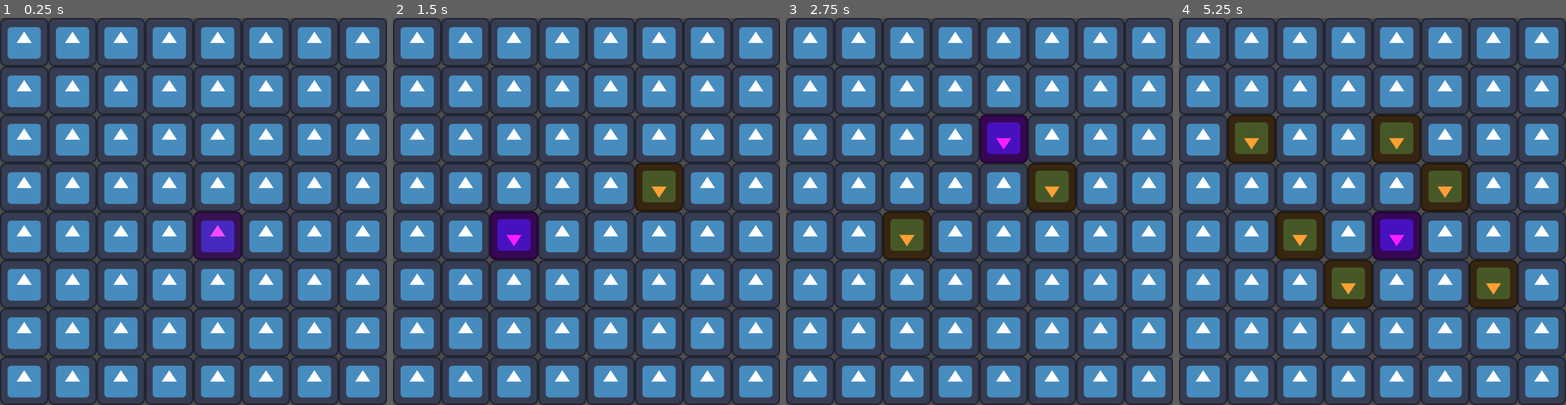
Above: before the commit, frames 1-4 (left to right).
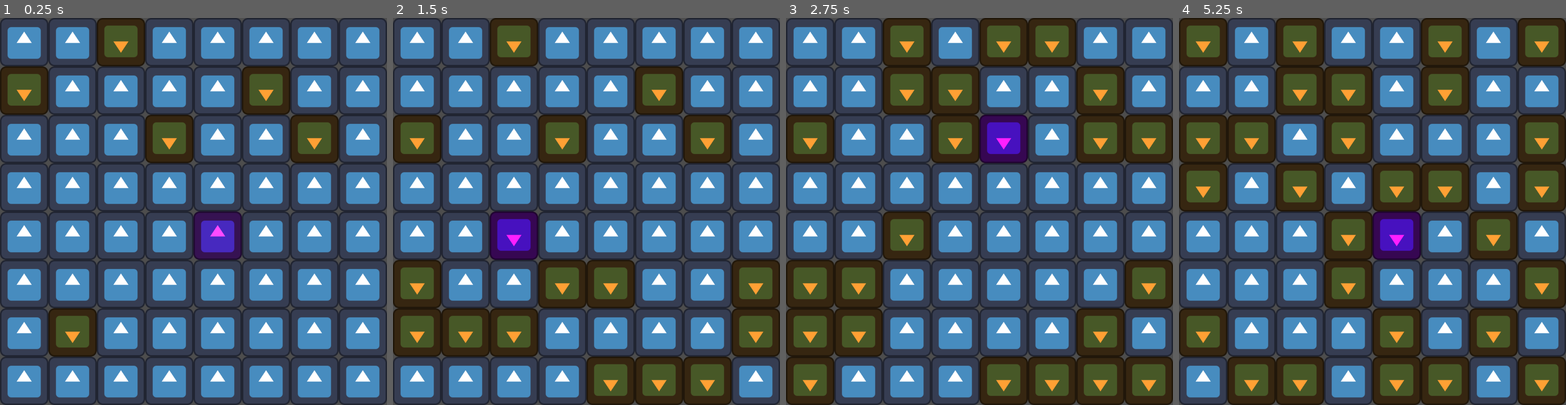
Above: after the commit, the same moments.

Repository: PTParta/Godot-tilemap
Game: Godot game, scene res://node_2d.tscn
The game is run twice, just before and just after one commit, with the same random seed, the same clock (stepped at 60 frames per second) and the same inputs. The engine's default icon, where the game draws it, is replaced by a stand-in: a white triangle on a blue panel in a dark square.
Inputs (mouse positions are in pixels of both pictures, inside the frame that each line leads up to):
- Up to frame 1 (0.25 s): no input
- Up to frame 2 (1.5 s): move the mouse to (671, 192) at 0.52 s; click (671, 192) at 0.67 s; move the mouse to (509, 230) at 1.27 s; click (509, 230) at 1.42 s
- Up to frame 3 (2.75 s): move the mouse to (1018, 126) at 2.02 s; click (1018, 126) at 2.17 s
- Up to frame 4 (5.25 s): move the mouse to (1353, 288) at 2.77 s; click (1353, 288) at 2.92 s; move the mouse to (1488, 269) at 3.52 s; click (1488, 269) at 3.67 s; move the mouse to (1256, 153) at 4.27 s; click (1256, 153) at 4.42 s; move the mouse to (1391, 211) at 5.02 s; click (1391, 211) at 5.17 s

The runs differ from the first frame. In frame 1, 9.2% of the frame differs, in the area x 0-88%, y 0-88%; in frame 2, 26%; in frame 3, 34%; in frame 4, 43%, in the area x 0-100%, y 0-100%.

Commit message:
Randomizing

Diff:
--- a/TileMap.gd
+++ b/TileMap.gd
@@ -1,43 +1,63 @@
 extends TileMap
 
-var gridSize = 8
-var dic = {}
+var gridSize: int   = 8
+var dic: Dictionary = {}
+enum Direction{UP, DOWN}
+var matrix: Array[Variant] = []
+var rows: int              = 8
+var cols: int              = 8
+var vaihto: bool           = false
 
-enum Direction{UP, DOWN}
 
 func _ready():
 
 	for x in gridSize:
 		for y in gridSize:
 			dic[str(Vector2(x, y))] = Direction.UP
-			set_cell(0, Vector2(x,y), 0,Vector2i(0,0) ,0)
+			set_cell(0, Vector2(x, y), 0, Vector2i(0, 0), 0)
 
-	print(dic)
+	for i in range(rows):
+		var row: Array[Variant] = []
+		for j in range(cols):
+			row.append(0)  # Initialize with 0 or any default value
+		matrix.append(row)
+
 
 func _process(delta):
-	#print(1 / delta, " FPS")
-	var tile = local_to_map(get_global_mouse_position())
+	randomize()
+	var random_x: int = randi() % 9
+	var random_y: int = randi() % 9
+
+	if vaihto:
+		set_cell(0, Vector2(random_x, random_y), 0, Vector2i(0, 0), 0)
+		vaihto = false
+	else:
+		set_cell(0, Vector2(random_x, random_y), 0, Vector2i(0, 0), 2)
+		vaihto = true
+
+	var tile: Vector2i = local_to_map(get_global_mouse_position())
 
 	for x in gridSize:
 		for y in gridSize:
-			erase_cell(1, Vector2(x,y))
+			erase_cell(1, Vector2(x, y))
 
 	if dic.has(str(tile)):
 		if dic[str(tile)] == Direction.UP:
-			set_cell(1, tile, 0, Vector2i(0,0), 1)
+			set_cell(1, tile, 0, Vector2i(0, 0), 1)
 		if dic[str(tile)] == Direction.DOWN:
-			set_cell(1, tile, 0, Vector2i(0,0), 3)
+			set_cell(1, tile, 0, Vector2i(0, 0), 3)
+
 
 func _input(event):
 	if event is InputEventMouseButton and event.is_pressed():
-		var tile = local_to_map(event.position)
+		var tile: Vector2i = local_to_map(event.position)
 		print("Mouse Click at: ", local_to_map(event.position))
 
 		if dic.has(str(tile)):
 			if dic[str(tile)] == Direction.UP:
-				set_cell(0, tile, 0, Vector2i(0,0), 2)
+				set_cell(0, tile, 0, Vector2i(0, 0), 2)
 				dic[str(tile)] = Direction.DOWN
 			elif dic.has(str(tile)):
 				if dic[str(tile)] == Direction.DOWN:
-					set_cell(0, tile, 0, Vector2i(0,0), 0)
+					set_cell(0, tile, 0, Vector2i(0, 0), 0)
 					dic[str(tile)] = Direction.UP
